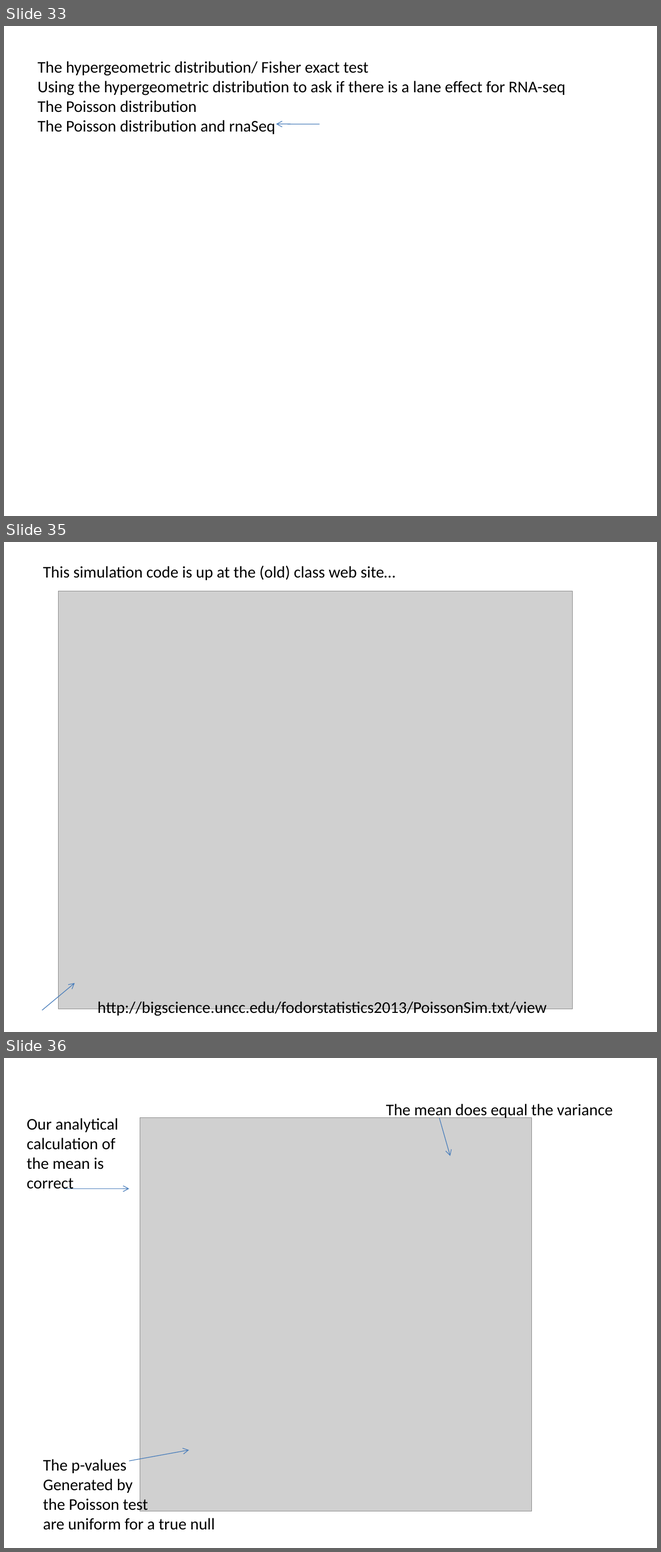
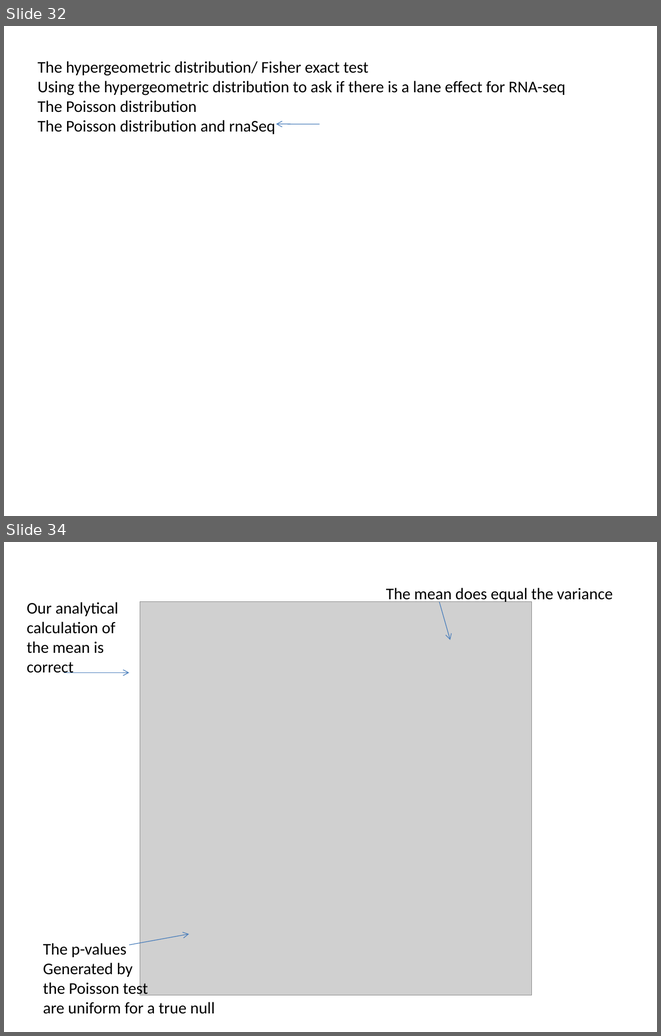
Before and after one commit to afodor/afodor.github.io, a slide deck: classes/stats2015/Lecture7.pptx. Shown one above the other, each under a label of ours: slides 33, 35 and 36 before the commit, slides 32 and 34 after it; the slides between them are not shown. The pictures are 661x1552 and 661x1036 pixels, drawn with LibreOffice and Linux fonts; fonts in the diff are those of the drawing; grey boxes stand for pictures. Boxes give left, top, right and bottom in pixels: in the first picture for what was removed or moved away, otherwise in the second. Text is boxed around its words. In the diff, an @@ line names an element or a change of style, - is before the commit and + after.

```diff
--- a/classes/stats2015/Lecture7.pptx
+++ b/classes/stats2015/Lecture7.pptx
@@ slide 35 removed at [4,542,657,1032], background #FFFFFF @@
@@ text removed at [43,565,396,580] @@
-This simulation code is up at the (old) class web site…
@@ picture removed at [58,591,572,1009] @@
@@ arrow removed from (42, 1010) to (74, 983) @@
@@ text removed at [97,1001,546,1017] @@
-http://bigscience.uncc.edu/fodorstatistics2013/PoissonSim.txt/view
@@ what was slide 33 is now slide 32 @@
@@ what was slide 36 is now slide 34 @@
```
Also in this commit, not shown: 7 slides changed, 1 slide added, 2 other slides removed.
